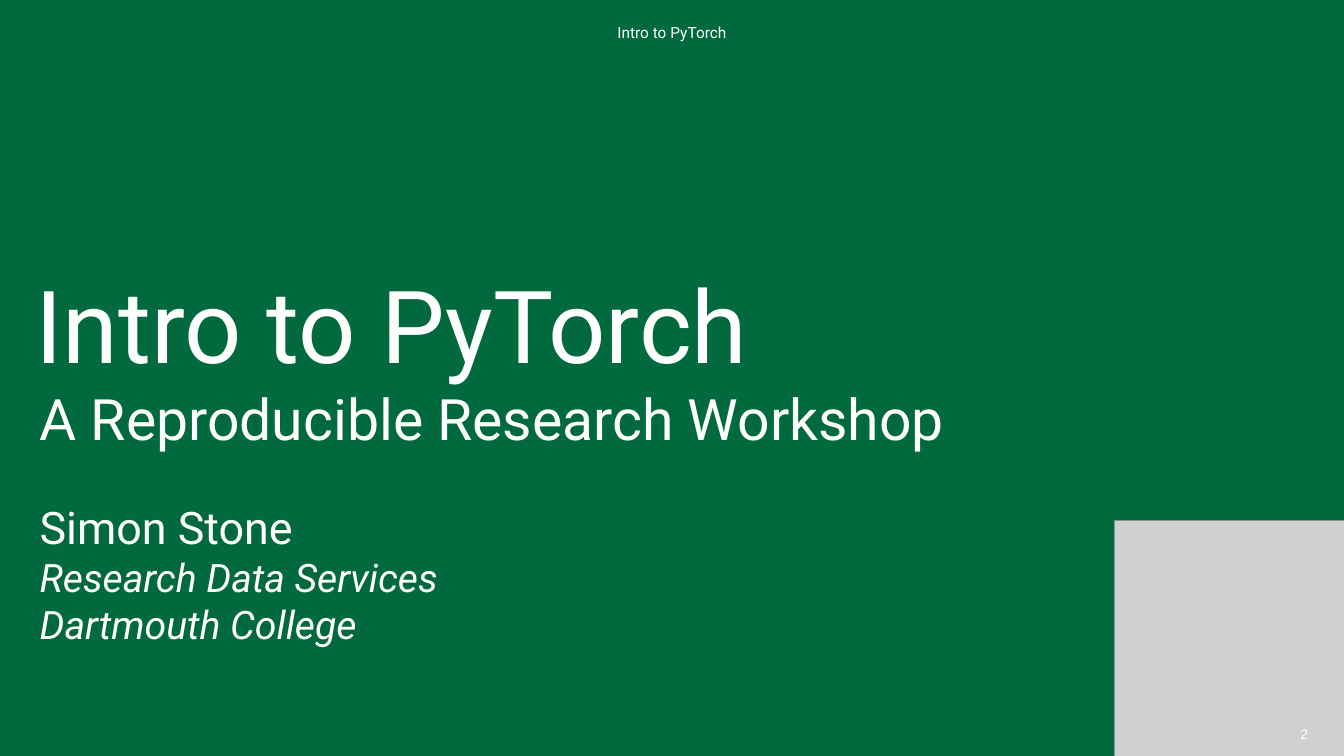
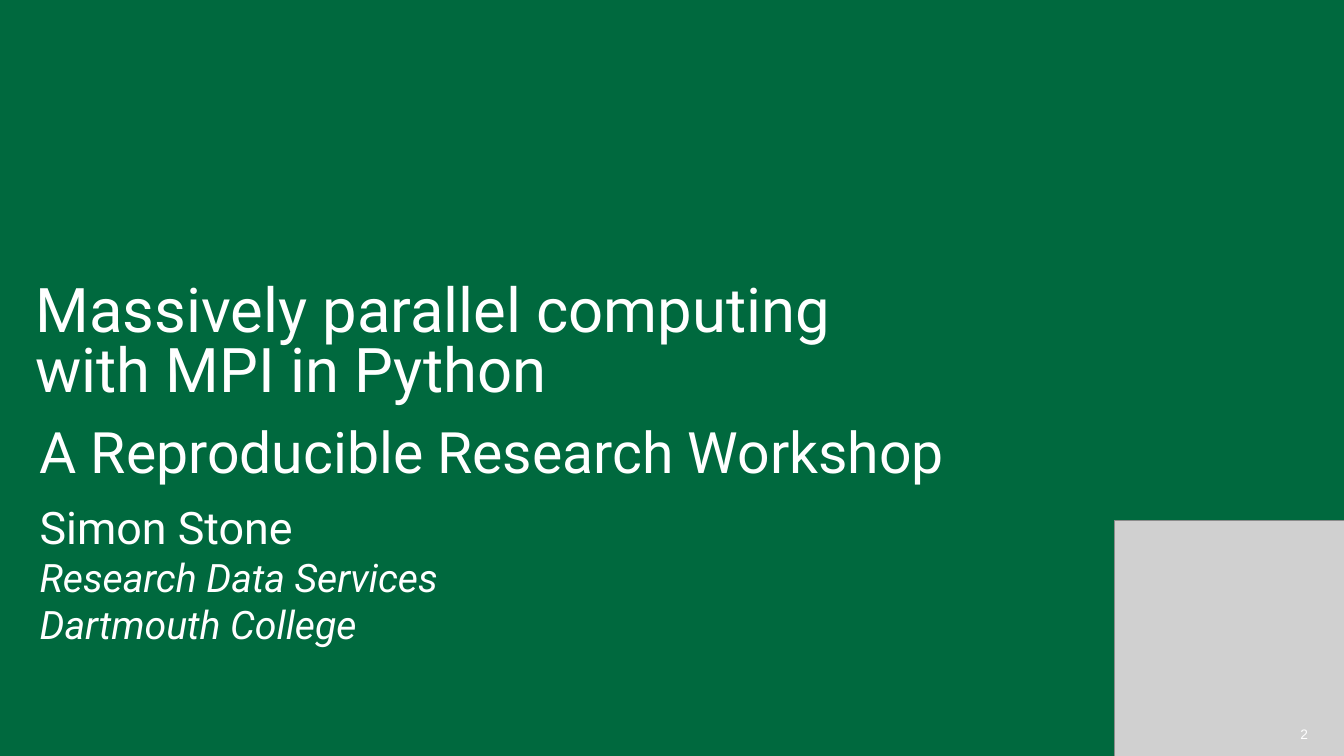
Before and after one commit to Dartmouth-Libraries/distributed-computing-with-python-and-mpi, a slide deck: slide 2 of ppt/Distributed-Computing-with-MPI.pptx. Drawn at 1344x756 pixels with LibreOffice and Linux fonts; fonts in the diff are those of the drawing; grey boxes stand for pictures; background and template pictures are left out. Boxes give left, top, right and bottom in pixels: in the first picture for what was removed or moved away, otherwise in the second. Text is boxed around its words. In the diff, an @@ line names an element or a change of style, - is before the commit and + after.

```diff
--- a/ppt/Distributed-Computing-with-MPI.pptx
+++ b/ppt/Distributed-Computing-with-MPI.pptx
@@ text removed at (617, 26, 726, 42) @@
-Intro to PyTorch
@@ title at (35, 285, 830, 405): text changed; size 72 to 44 pt @@
-Intro to PyTorch
+Massively parallel computing
+with MPI in Python
@@ text "A Reproducible Research Workshop": place and size @@
-text "A Reproducible Research Workshop" at (40, 397, 944, 452)
+text "A Reproducible Research Workshop" at (40, 430, 944, 485)
```
Also in this commit, not shown: 7 other slides changed, 4 slides added, 3 slides removed.
